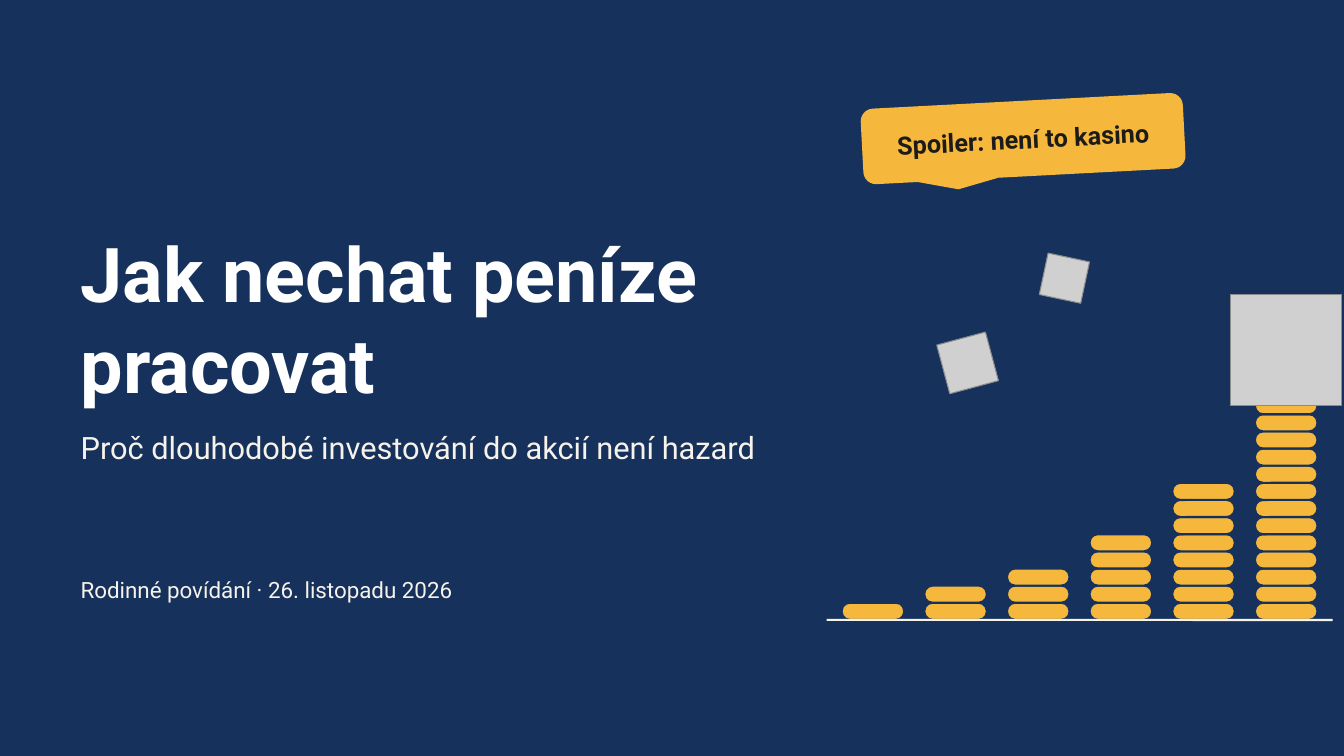
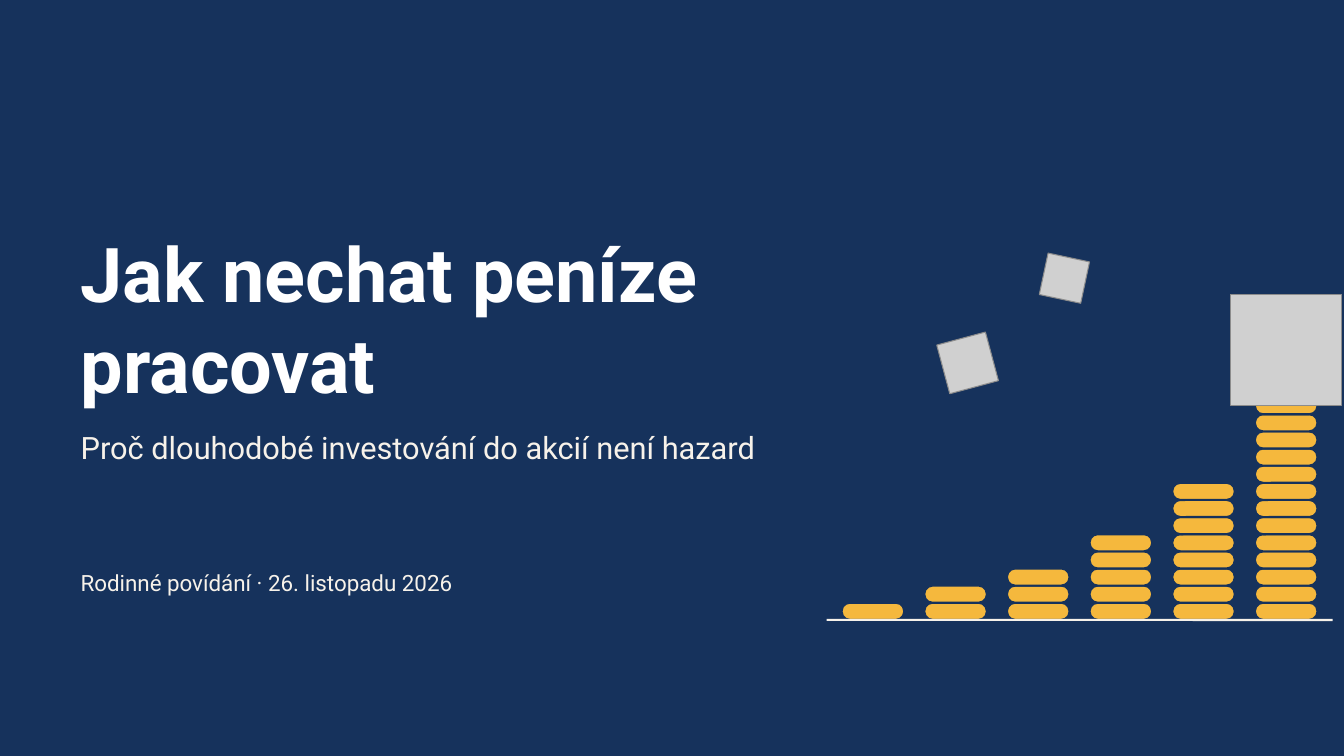
Before and after one commit to TomasMichal/kalkulacky, a slide deck: slide 1 of prezentace/jak-nechat-penize-pracovat.pptx. Drawn at 1344x756 pixels with LibreOffice and Linux fonts; fonts in the diff are those of the drawing; grey boxes stand for pictures. Boxes give left, top, right and bottom in pixels: in the first picture for what was removed or moved away, otherwise in the second. Text is boxed around its words. In the diff, an @@ line names an element or a change of style, - is before the commit and + after.

```diff
--- a/prezentace/jak-nechat-penize-pracovat.pptx
+++ b/prezentace/jak-nechat-penize-pracovat.pptx
@@ rounded speech box removed at (860,92,1186,185) @@
-Spoiler: není to kasino
@@ text "Rodinné povídání · 26. listopadu ..." at (81,574,452,596): vertical alignment middle to top @@
```
Also in this commit, not shown: 2 other slides changed, 52 slides added, 33 other files.
